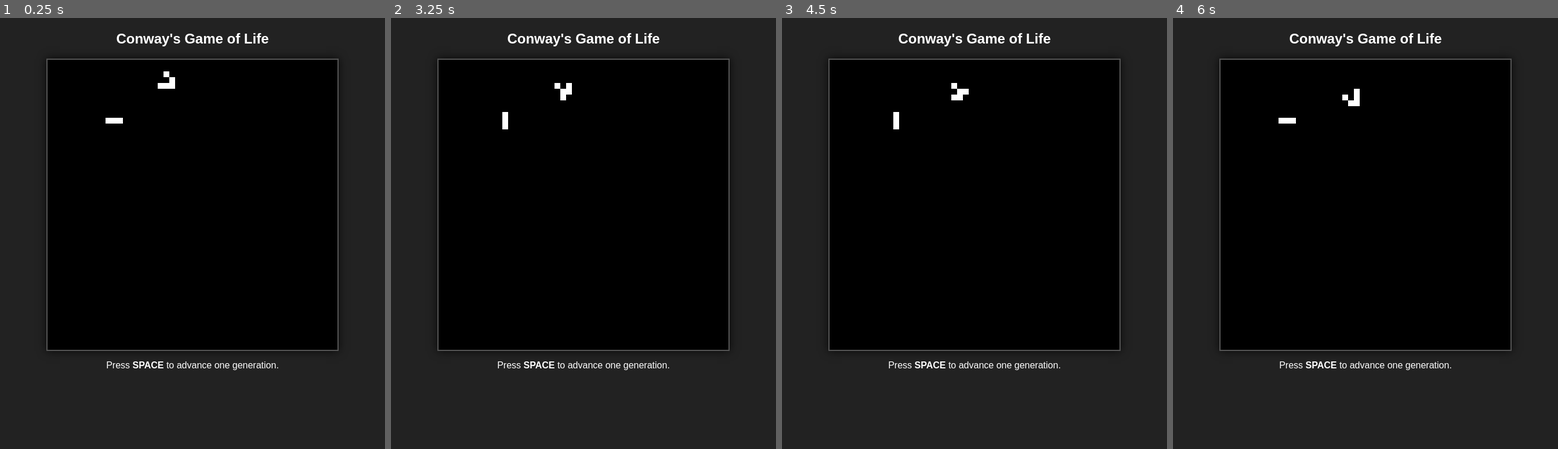
Above: before the commit, frames 1-4 (left to right).
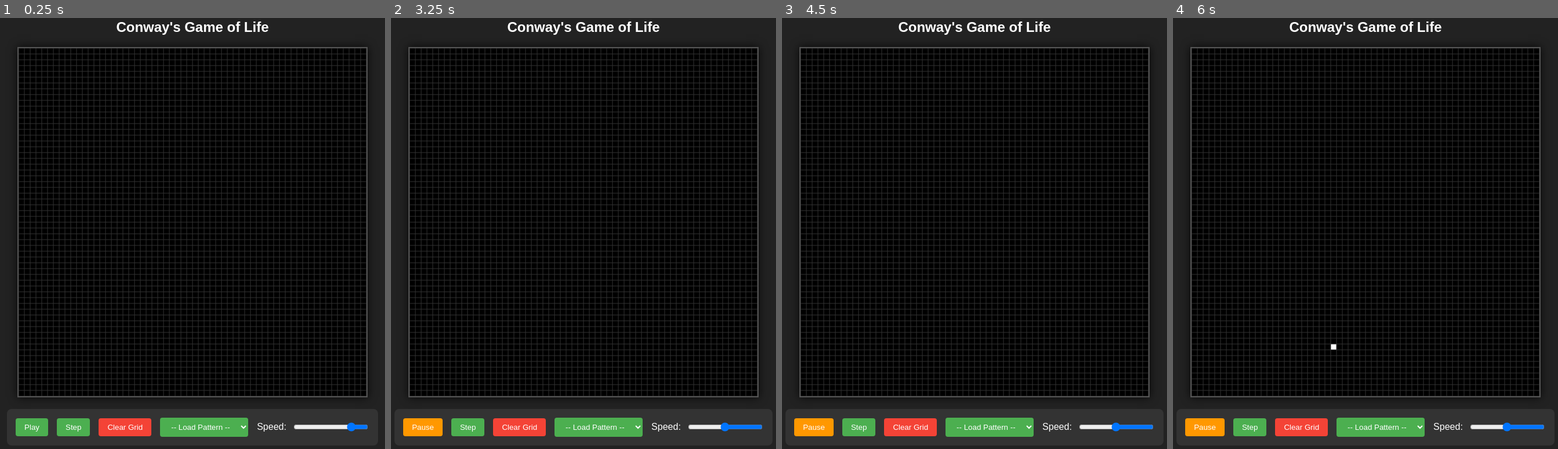
Above: after the commit, the same moments.

Repository: 8660780/game-of-life
Game: browser game, page index.html
Same seed, same stepped clock (60 frames per second), same inputs: the game is played once before the commit and once after it.
Inputs (mouse positions are in pixels of both pictures, inside the frame that each line leads up to; where the layout moved, square brackets give the same spot in the first picture):
- Up to frame 1 (0.25 s): no input
- Up to frame 2 (3.25 s): click (421, 427) at 0.27 s, where only the run after the commit has a clickable "Play"; click (583, 255) [583, 233] at 1.07 s; tap Space every 0.5 s from 1.1 to 3.1 s; click (514, 186) [525, 173] at 1.67 s; click (725, 427) at 2.02 s; click (652, 168) [641, 160] at 2.27 s; click (637, 293) [625, 263] at 2.87 s
- Up to frame 3 (4.5 s): click (885, 311) [901, 276] at 3.47 s; tap Space at 3.6, 4.1 s; click (974, 151) [974, 147] at 4.07 s
- Up to frame 4 (6 s): click (1250, 427) at 4.52 s, where only the run after the commit has a clickable "Step"; tap Space at 4.6, 5.1, 5.6 s; click (1469, 237) [1454, 220] at 4.67 s; click (1203, 427) at 4.77 s, where only the run after the commit has a clickable "Play"; click (1261, 220) [1276, 203] at 5.27 s; click (1330, 345) [1334, 306] at 5.87 s

The runs differ from the first frame. In frame 1, 37% of the frame differs, in the area x 4-96%, y 0-98%; in frame 2, 37%; in frame 3, 37%; in frame 4, 37%, in the area x 3-97%, y 0-98%.

Commit message:
Milestone 2: Clean separation (Grid, Logic, Render modules)

Diff:
--- /dev/null
+++ b/grid.js
@@ -0,0 +1,23 @@
+export class Grid {
+    constructor(cols, rows) {
+        this.cols = cols;
+        this.rows = rows;
+        // Створюємо двовимірний масив
+        this.cells = new Array(cols).fill(null).map(() => new Array(rows).fill(0));
+    }
+
+    get(x, y) {
+        if (x < 0 || x >= this.cols || y < 0 || y >= this.rows) return 0;
+        return this.cells[x][y];
+    }
+
+    set(x, y, value) {
+        if (x >= 0 && x < this.cols && y >= 0 && y < this.rows) {
+            this.cells[x][y] = value;
+        }
+    }
+
+    toggle(x, y) {
+        this.set(x, y, this.get(x, y) === 1 ? 0 : 1);
+    }
+}
--- a/index.html
+++ b/index.html
@@ -2,16 +2,71 @@
 <html lang="en">
 <head>
     <meta charset="UTF-8">
-    <title>Game of Life - Basic</title>
+    <title>Game of Life - Standard</title>
     <style>
-        body { background-color: #222; color: white; display: flex; flex-direction: column; align-items: center; margin-top: 50px; font-family: sans-serif; }
-        canvas { border: 2px solid #555; background-color: black; box-shadow: 0 0 15px rgba(0,0,0,0.8); }
+        body {
+            background-color: #222;
+            color: white;
+            display: flex;
+            flex-direction: column;
+            align-items: center;
+            margin-top: 30px;
+            font-family: sans-serif;
+        }
+        canvas {
+            border: 2px solid #555;
+            background-color: black;
+            box-shadow: 0 0 15px rgba(0,0,0,0.8);
+            cursor: pointer;
+        }
+        .controls {
+            margin-top: 20px;
+            display: flex;
+            gap: 15px;
+            align-items: center;
+            background: #333;
+            padding: 15px;
+            border-radius: 8px;
+        }
+        button, select {
+            padding: 8px 15px;
+            cursor: pointer;
+            background-color: #4CAF50;
+            color: white;
+            border: none;
+            border-radius: 4px;
+        }
+        button:hover { background-color: #45a049; }
+        button#resetBtn { background-color: #f44336; }
+        .speed-control {
+            display: flex;
+            align-items: center;
+            gap: 10px;
+        }
     </style>
 </head>
 <body>
     <h2>Conway's Game of Life</h2>
-    <canvas id="gameCanvas" width="500" height="500"></canvas>
-    <p>Press <b>SPACE</b> to advance one generation.</p>
-    <script src="script.js"></script>
+    <canvas id="gameCanvas" width="600" height="600"></canvas>
+
+    <div class="controls">
+        <button id="startBtn">Play</button>
+        <button id="stepBtn">Step</button>
+        <button id="resetBtn">Clear Grid</button>
+
+        <select id="patternSelect">
+            <option value="none">-- Load Pattern --</option>
+            <option value="glider">Glider</option>
+            <option value="blinker">Blinker</option>
+            <option value="block">Block</option>
+        </select>
+
+        <div class="speed-control">
+            <label for="speedRange">Speed:</label>
+            <input type="range" id="speedRange" min="10" max="500" value="100" dir="rtl">
+        </div>
+    </div>
+
+    <script type="module" src="main.js"></script>
 </body>
 </html>
--- /dev/null
+++ b/logic.js
@@ -0,0 +1,32 @@
+import { Grid } from './grid.js';
+
+export function countNeighbors(grid, x, y) {
+    let sum = 0;
+    for (let i = -1; i < 2; i++) {
+        for (let j = -1; j < 2; j++) {
+            if (i === 0 && j === 0) continue;
+            sum += grid.get(x + i, y + j);
+        }
+    }
+    return sum;
+}
+
+export function nextGeneration(currentGrid) {
+    const nextGrid = new Grid(currentGrid.cols, currentGrid.rows);
+
+    for (let x = 0; x < currentGrid.cols; x++) {
+        for (let y = 0; y < currentGrid.rows; y++) {
+            let neighbors = countNeighbors(currentGrid, x, y);
+            let state = currentGrid.get(x, y);
+
+            if (state === 1 && (neighbors < 2 || neighbors > 3)) {
+                nextGrid.set(x, y, 0); // Помирає
+            } else if (state === 0 && neighbors === 3) {
+                nextGrid.set(x, y, 1); // Народжується
+            } else {
+                nextGrid.set(x, y, state); // Залишається без змін
+            }
+        }
+    }
+    return nextGrid;
+}
--- /dev/null
+++ b/main.js
@@ -0,0 +1,110 @@
+import { Grid } from './grid.js';
+import { nextGeneration } from './logic.js';
+import { drawGrid } from './render.js';
+
+const canvas = document.getElementById("gameCanvas");
+const ctx = canvas.getContext("2d");
+
+const COLS = 60;
+const ROWS = 60;
+const CELL_SIZE = 10;
+
+let currentGrid = new Grid(COLS, ROWS);
+let isRunning = false;
+let animationId = null;
+let lastFrameTime = 0;
+let simulationSpeed = 100;
+
+const startBtn = document.getElementById("startBtn");
+const stepBtn = document.getElementById("stepBtn");
+const resetBtn = document.getElementById("resetBtn");
+const patternSelect = document.getElementById("patternSelect");
+const speedRange = document.getElementById("speedRange");
+
+function update() {
+    currentGrid = nextGeneration(currentGrid);
+    drawGrid(ctx, canvas, currentGrid, CELL_SIZE);
+}
+
+function gameLoop(timestamp) {
+    if (!isRunning) return;
+    const deltaTime = timestamp - lastFrameTime;
+    if (deltaTime > simulationSpeed) {
+        update();
+        lastFrameTime = timestamp;
+    }
+    animationId = requestAnimationFrame(gameLoop);
+}
+
+function toggleSimulation() {
+    isRunning = !isRunning;
+    if (isRunning) {
+        startBtn.textContent = "Pause";
+        startBtn.style.backgroundColor = "#ff9800";
+        lastFrameTime = performance.now();
+        requestAnimationFrame(gameLoop);
+    } else {
+        startBtn.textContent = "Play";
+        startBtn.style.backgroundColor = "#4CAF50";
+        cancelAnimationFrame(animationId);
+    }
+}
+
+// Кліки по полотну
+canvas.addEventListener("mousedown", (event) => {
+    const rect = canvas.getBoundingClientRect();
+    const gridX = Math.floor((event.clientX - rect.left) / CELL_SIZE);
+    const gridY = Math.floor((event.clientY - rect.top) / CELL_SIZE);
+
+    currentGrid.toggle(gridX, gridY);
+    drawGrid(ctx, canvas, currentGrid, CELL_SIZE);
+});
+
+// Кнопки
+startBtn.addEventListener("click", toggleSimulation);
+stepBtn.addEventListener("click", () => {
+    if (isRunning) toggleSimulation();
+    update();
+});
+resetBtn.addEventListener("click", () => {
+    if (isRunning) toggleSimulation();
+    currentGrid = new Grid(COLS, ROWS);
+    drawGrid(ctx, canvas, currentGrid, CELL_SIZE);
+    patternSelect.value = "none";
+});
+
+// Обробник повзунка швидкості
+speedRange.addEventListener("input", (e) => {
+    simulationSpeed = parseInt(e.target.value, 10);
+});
+
+// Обробник вибору патернів
+patternSelect.addEventListener("change", (e) => {
+    if (isRunning) toggleSimulation();
+    currentGrid = new Grid(COLS, ROWS); // Очищаємо поле перед новим патерном
+
+    const cx = Math.floor(COLS / 2);
+    const cy = Math.floor(ROWS / 2);
+
+    if (e.target.value === "blinker") {
+        currentGrid.set(cx, cy - 1, 1);
+        currentGrid.set(cx, cy, 1);
+        currentGrid.set(cx, cy + 1, 1);
+    } else if (e.target.value === "block") {
+        currentGrid.set(cx, cy, 1);
+        currentGrid.set(cx + 1, cy, 1);
+        currentGrid.set(cx, cy + 1, 1);
+        currentGrid.set(cx + 1, cy + 1, 1);
+    } else if (e.target.value === "glider") {
+        currentGrid.set(cx, cy - 1, 1);
+        currentGrid.set(cx + 1, cy, 1);
+        currentGrid.set(cx - 1, cy + 1, 1);
+        currentGrid.set(cx, cy + 1, 1);
+        currentGrid.set(cx + 1, cy + 1, 1);
+    }
+
+    drawGrid(ctx, canvas, currentGrid, CELL_SIZE);
+});
+
+// Початкове малювання
+drawGrid(ctx, canvas, currentGrid, CELL_SIZE);
--- /dev/null
+++ b/render.js
@@ -0,0 +1,27 @@
+export function drawGrid(ctx, canvas, grid, cellSize) {
+    // Очищаємо екран (чорний фон)
+    ctx.fillStyle = "black";
+    ctx.fillRect(0, 0, canvas.width, canvas.height);
+
+    // Малюємо живі клітинки
+    ctx.fillStyle = "white";
+    for (let x = 0; x < grid.cols; x++) {
+        for (let y = 0; y < grid.rows; y++) {
+            if (grid.get(x, y) === 1) {
+                ctx.fillRect(x * cellSize, y * cellSize, cellSize, cellSize);
+            }
+        }
+    }
+
+    // Малюємо сіру сітку
+    ctx.strokeStyle = "#333";
+    ctx.lineWidth = 1;
+    ctx.beginPath();
+    for(let x = 0; x <= canvas.width; x += cellSize) {
+        ctx.moveTo(x, 0); ctx.lineTo(x, canvas.height);
+    }
+    for(let y = 0; y <= canvas.height; y += cellSize) {
+        ctx.moveTo(0, y); ctx.lineTo(canvas.width, y);
+    }
+    ctx.stroke();
+}
--- a/script.js
+++ /dev/null
@@ -1,53 +0,0 @@
-const canvas = document.getElementById("gameCanvas");
-const ctx = canvas.getContext("2d");
-const COLS = 50, ROWS = 50, CELL_SIZE = 10;
-
-function createEmptyGrid() {
-    return new Array(COLS).fill(null).map(() => new Array(ROWS).fill(0));
-}
-let grid = createEmptyGrid();
-
-// Початкові фігури
-grid[10][10] = 1; grid[11][10] = 1; grid[12][10] = 1; // Blinker
-grid[20][2] = 1; grid[21][3] = 1; grid[19][4] = 1; grid[20][4] = 1; grid[21][4] = 1; // Glider
-
-function countNeighbors(grid, x, y) {
-    let sum = 0;
-    for (let i = -1; i < 2; i++) {
-        for (let j = -1; j < 2; j++) {
-            if (i === 0 && j === 0) continue;
-            let col = x + i, row = y + j;
-            if (col >= 0 && col < COLS && row >= 0 && row < ROWS) sum += grid[col][row];
-        }
-    }
-    return sum;
-}
-
-function nextGeneration(currentGrid) {
-    let newGrid = createEmptyGrid(); // Створення нового масиву (неефективно для великих сіток)
-    for (let x = 0; x < COLS; x++) {
-        for (let y = 0; y < ROWS; y++) {
-            let neighbors = countNeighbors(currentGrid, x, y);
-            let state = currentGrid[x][y];
-            if (state === 1 && (neighbors < 2 || neighbors > 3)) newGrid[x][y] = 0;
-            else if (state === 0 && neighbors === 3) newGrid[x][y] = 1;
-            else newGrid[x][y] = state;
-        }
-    }
-    return newGrid;
-}
-
-function drawGrid() {
-    ctx.fillStyle = "black"; ctx.fillRect(0, 0, canvas.width, canvas.height);
-    ctx.fillStyle = "white";
-    for (let x = 0; x < COLS; x++) {
-        for (let y = 0; y < ROWS; y++) {
-            if (grid[x][y] === 1) ctx.fillRect(x * CELL_SIZE, y * CELL_SIZE, CELL_SIZE, CELL_SIZE);
-        }
-    }
-}
-
-drawGrid();
-document.addEventListener("keydown", (event) => {
-    if (event.code === "Space") { event.preventDefault(); grid = nextGeneration(grid); drawGrid(); }
-});
